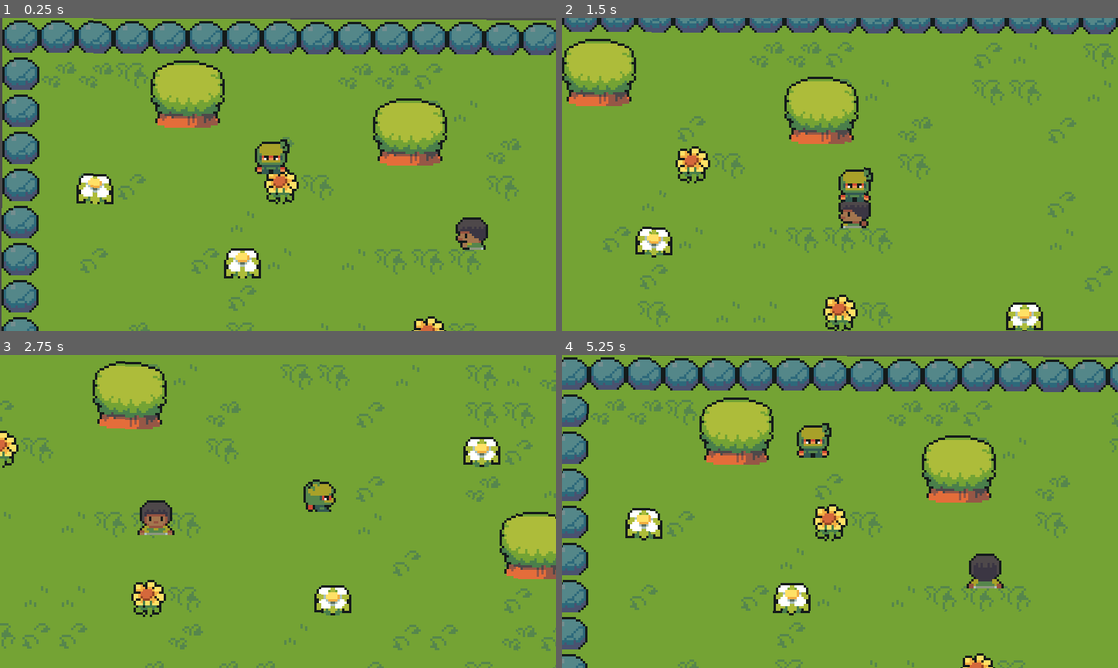
Above: before the commit, frames 1-4 (two rows, left to right).
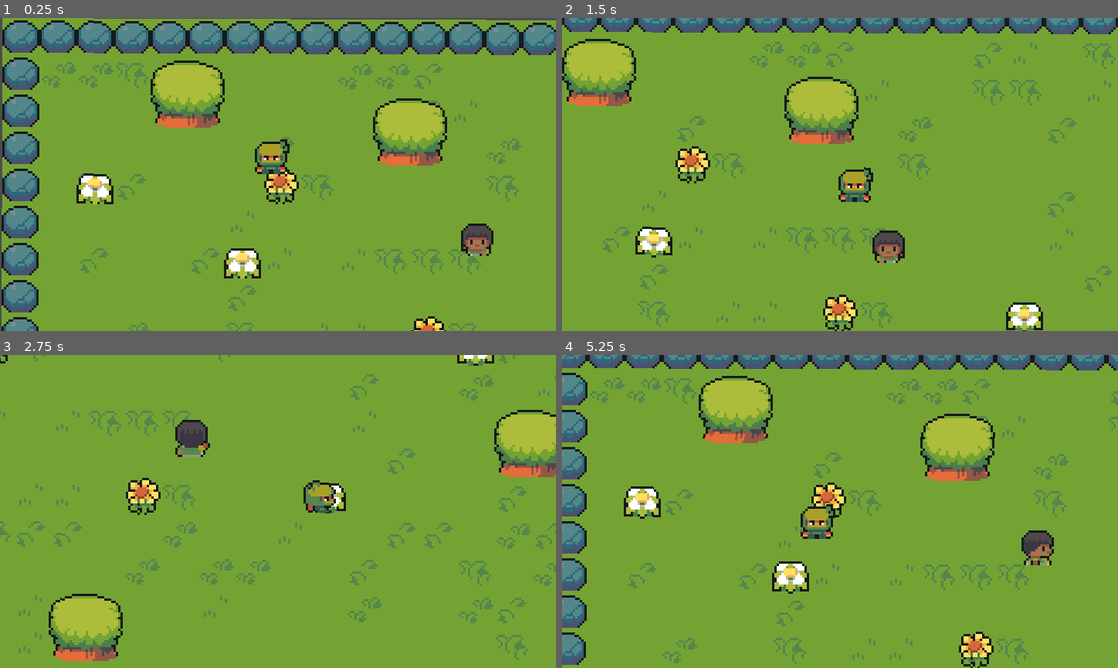
Above: after the commit, the same moments.

Repository: harrywainwright/Playground
Game: Godot game, scene res://scenes/world.tscn
The game is run twice, just before and just after one commit, with the same random seed, the same clock (stepped at 60 frames per second) and the same inputs.
Inputs:
- Up to frame 1 (0.25 s): no input
- Up to frame 2 (1.5 s): hold Right (ui_right) 0.53-1.28 s; hold Down (ui_down) from 1.28 s (still down)
- Up to frame 3 (2.75 s): release Down (ui_down) at 2.03 s; hold Right (ui_right) from 2.03 s (still down)
- Up to frame 4 (5.25 s): release Right (ui_right) at 2.78 s; hold Up (ui_up) 2.78-3.53 s; hold Left (ui_left) 3.53-5.03 s; hold Down (ui_down) from 5.03 s (still down)

The runs differ from the first frame. In frame 1, 0.5% of the frame differs, in the area x 81-89%, y 63-77%; in frame 2, 1.0%; in frame 3, 17%; in frame 4, 29%, in the area x 0-100%, y 0-100%.
Error in both runs: Invalid call. Nonexistent function 'get_quadrant_size' in base 'TileMap'. (res://camera/followCam.gd:7)

Commit message:
random pathing finalised, random idle time TODO

Diff:
--- a/npc/human/blackMale1.gd
+++ b/npc/human/blackMale1.gd
@@ -5,11 +5,12 @@
 
 @onready var animations = $AnimatedSprite2D
 
-var startPosition
+var startPosition = global_position
 var endPosition
 var rng = RandomNumberGenerator.new()
 var randDir
-var randTime
+# var randTime
+var direction
 
 enum npcState{
 	Idle = 0,
@@ -21,44 +22,68 @@
 
 func _ready():
 	rng.randomize()
-	startPosition = position
 	endPosition = position
+	changeDirection()
 
 func changeDirection():
-	var direction
-	randDir = rng.randi_range(0, 4)
+	randDir = rng.randi_range(1, 4) #removed idle for now (only triggres for instance, then changes)
 
 	match randDir:
 		0:
 			endPosition += Vector2(0,0)
 			direction = "Idle"
 		1:
-			endPosition +=  Vector2(0,-3*6)
+			endPosition +=  Vector2(0,-3*8)
 			direction = "Up"
 		2:
-			endPosition += Vector2(0,3*6)
+			endPosition += Vector2(0,3*8)
 			direction = "Down"
 		3:
-			endPosition += Vector2(3*6,0)
+			endPosition += Vector2(3*8,0)
 			direction = "Right"
 		4:
-			endPosition += Vector2(-3*6,0)
+			endPosition += Vector2(-3*8,0)
 			direction = "Left"
 
 	animations.play("walk" + direction)
 
-	randTime = rng.randf_range(2.0, 5.0)
-	print("randTime: " + str(randTime))
-	await get_tree().create_timer(randTime).timeout
+	# randTime = rng.randf_range(2.0, 5.0)
+	# await get_tree().create_timer(randTime).timeout
+
+
+func returnToStart(direction):
+	if direction == "Up":
+		endPosition += Vector2(0,3*8)
+		direction = "Down"
+	elif direction == "Down":
+		endPosition +=  Vector2(0,-3*8)
+		direction = "Up"
+	elif direction == "Right":
+		endPosition += Vector2(-3*8,0)
+		direction = "Left"
+	elif direction == "Left":
+		endPosition += Vector2(3*8,0)
+		direction = "Right"
+
+	animations.play("walk" + direction)
+
+	# randTime = rng.randf_range(2.0, 5.0)
+	# await get_tree().create_timer(randTime).timeout
 
 
 func updateVelocity():
 	var moveDirection = (endPosition - position)
+	velocity = moveDirection.normalized() * speed
 
-	if moveDirection.length() < limit:
+	if moveDirection.length() <= limit && direction != null:
+		returnToStart(direction)
+
+		direction = null
+
+	elif moveDirection.length() <= limit && direction == null:
 		changeDirection()
 
-	velocity = moveDirection.normalized() * speed
+	print(direction)
 
 
 func _physics_process(_delta):
